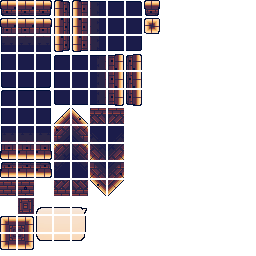
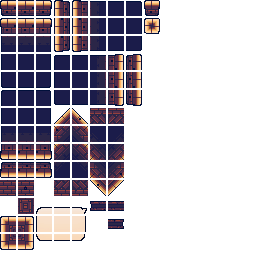
The second (256, 256) image is a revision of the first. Changes to its layers:
painted on "그룹 2 - 고급 개체 그룹" over [90, 201, 124, 229]
